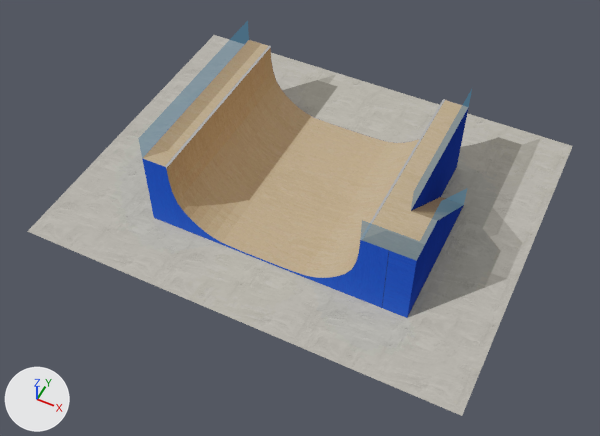
Before and after pictures for a commit that changed the glTF model public/models/halfpipe/halfpipe.glb.
Camera for both pictures: a 50 mm camera at (20.6, -43.6, 50.0) aimed at (0.9, -4.1, 0.7). The lights are fixed; the arrows at lower left show +X, +Y and +Z. The picture after the commit comes second. Where no turn or scale is listed for an object, it has been applied to the vertices. Vertices at exactly the same position are counted once.
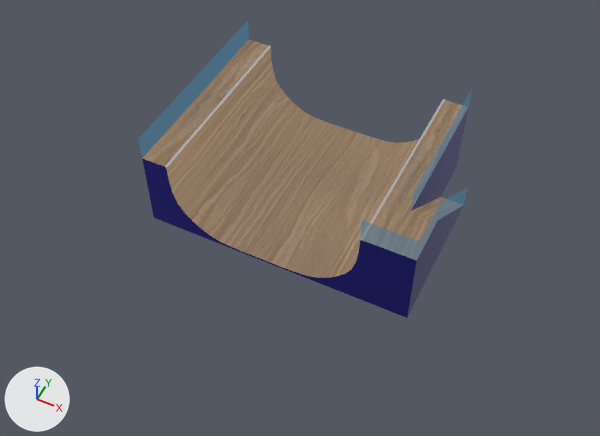
The change, as a list of edits to the scene's bpy script:
```text
Add img_white_oak_veneer_diff_1k:
    img_white_oak_veneer_diff_1k = load_image('white_oak_veneer_diff_1k', '_unpacked/white_oak_veneer_diff_1k', 1024, 1024, 'sRGB')
Change mat_halfpipe_001_baked:
    where n5 = _N.new('ShaderNodeTexImage'); n5.name = 'Image Texture'
    n5.image: img_image_0 -> img_white_oak_veneer_diff_1k
Add mat_material:
    mat_material = principled_material('Material')
    mat_material.base_color = (0.0629, 0.0595, 0.615)  # blue #4745ce
    mat_material.metallic = 1.0
    mat_material.roughness = 0.181
Change me_object_0:
    where me_object_0.from_pydata(...)  # 84 vertices, 150 faces; spans x -9.9..11.9, y -8.8..7.6, z 0.0..6.6
    used by ob_object_4; location = (0.0, 0.0, 0.0)
    me_object_0 part 1: 51 faces spanning x -9.9..11.9, y -8.8..7.6, z 0.0..6.6 switch from mat_halfpipe_001_baked to mat_material (blue #4745ce)
Remove ob_object_6:
    ob_object_6 = bpy.data.objects.new('Object_6', me_object_1)
    ob_object_6.location = (0.0, 0.0, 0.0)
```

Boxes [x1, y1, x2, y2] around the edits, measured in the pictures (600 x 436 px):
'Object_6', deleted
    before: [27, 35, 573, 416]
'Object_4', surface changed (beige to brown)
    both: [142, 40, 469, 318]
part 1 of me_object_0, recoloured
    both: [142, 107, 469, 318]
